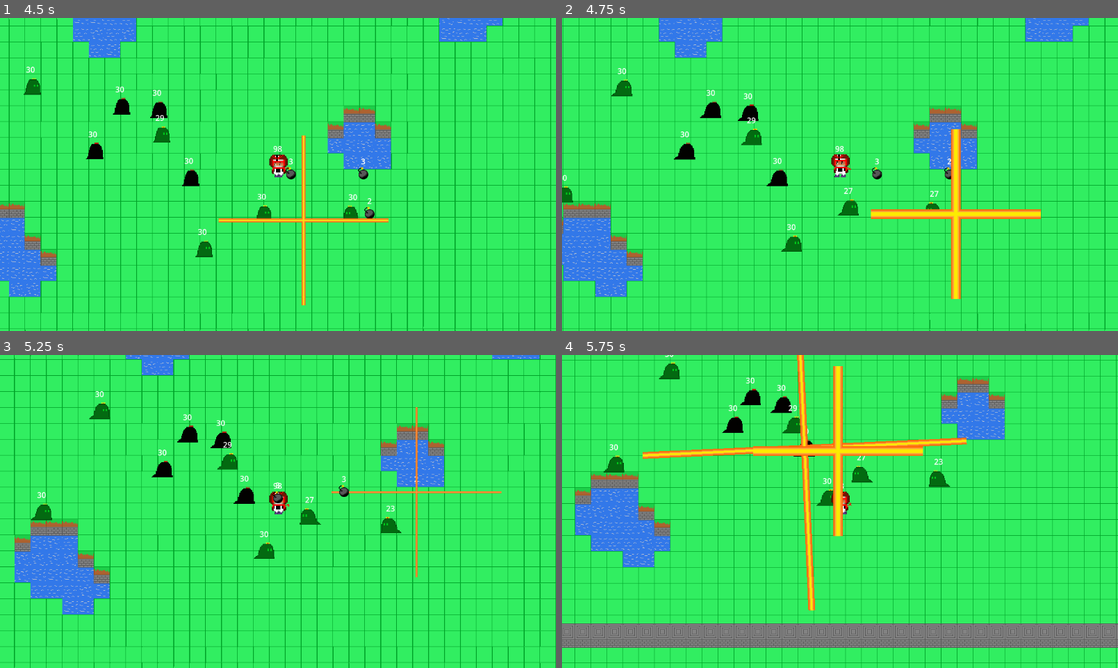
Above: before the commit, frames 1-4 (two rows, left to right).
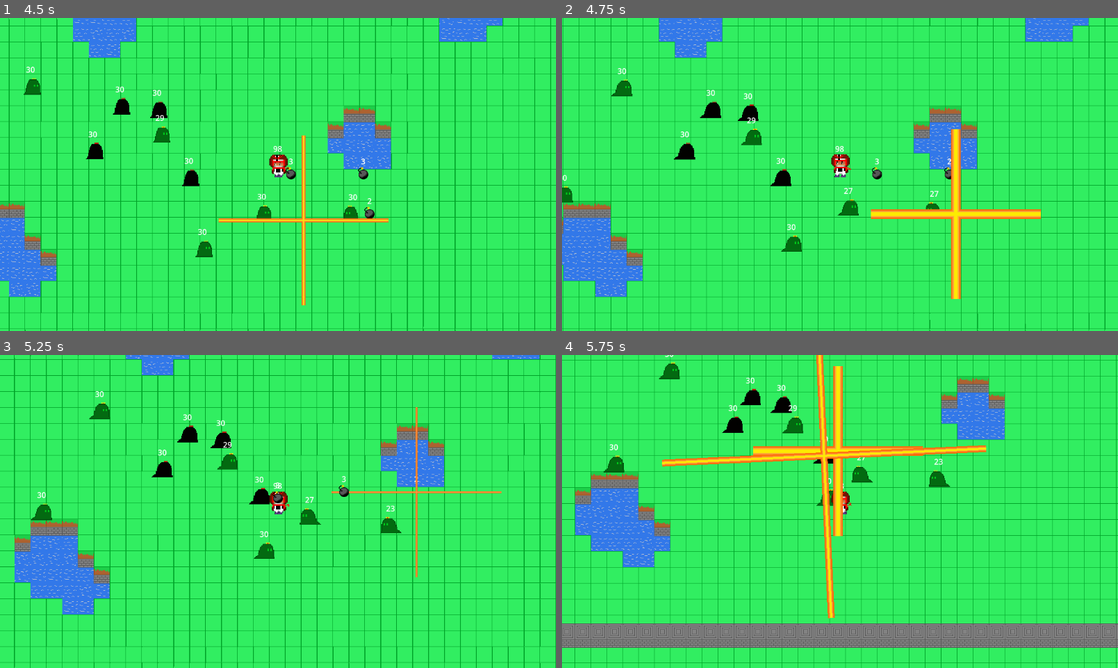
Above: after the commit, the same moments.

Repository: Mobius-Bron/rogue_boom_game
Game: Godot game, scene res://world/world.tscn
Same seed, same stepped clock (60 frames per second), same inputs: the game is played once before the commit and once after it.
Inputs (mouse positions are in pixels of both pictures, inside the frame that each line leads up to):
- Up to frame 1 (4.5 s): move the mouse to (400, 158) at 0.52 s; hold D (ui_right) 0.53-1.28 s; click (400, 158) at 0.6 s; move the mouse to (166, 190) at 1.27 s; hold S (ui_down) 1.28-2.03 s; click (166, 190) at 1.35 s; move the mouse to (333, 105) at 2.02 s; hold D (ui_right) 2.03-2.78 s; click (333, 105) at 2.1 s; move the mouse to (250, 237) at 2.77 s; hold W (ui_up) 2.78-3.53 s; click (250, 237) at 2.85 s; move the mouse to (444, 221) at 3.52 s; hold A (ui_left) from 3.53 s (still down); click (444, 221) at 3.6 s; move the mouse to (111, 127) at 4.27 s; click (111, 127) at 4.35 s
- Up to frame 2 (4.75 s): keep holding A (ui_left)
- Up to frame 3 (5.25 s): move the mouse to (305, 511) at 5.02 s; release A (ui_left) at 5.03 s; hold S (ui_down) from 5.03 s (still down); click (305, 511) at 5.1 s
- Up to frame 4 (5.75 s): keep holding S (ui_down)

Frame 1 is identical in both runs. In frame 2, 0.1% of the frame differs, in the area x 36-42%, y 44-54%; in frame 3, 0.3%; in frame 4, 4.2%, in the area x 14-77%, y 0-85%.

Commit message:
Update magma.gd

Diff:
--- a/enemys/magma/magma.gd
+++ b/enemys/magma/magma.gd
@@ -48,7 +48,6 @@
 		move_and_slide()
 
 		if (self.position - player.global_position).length() <= 160:
-			is_able = false
 			await get_tree().create_timer(1).timeout
 			boom_and_dead()
 		else:
@@ -60,6 +59,7 @@
 	boom_and_dead()
 
 func boom_and_dead():
+	is_able = false
 	for i in wave_list:
 		var pos = Vector2i(0, 0)
 		tilemap.set_cell(layer, pos, 0, Vector2i(i, 1))
